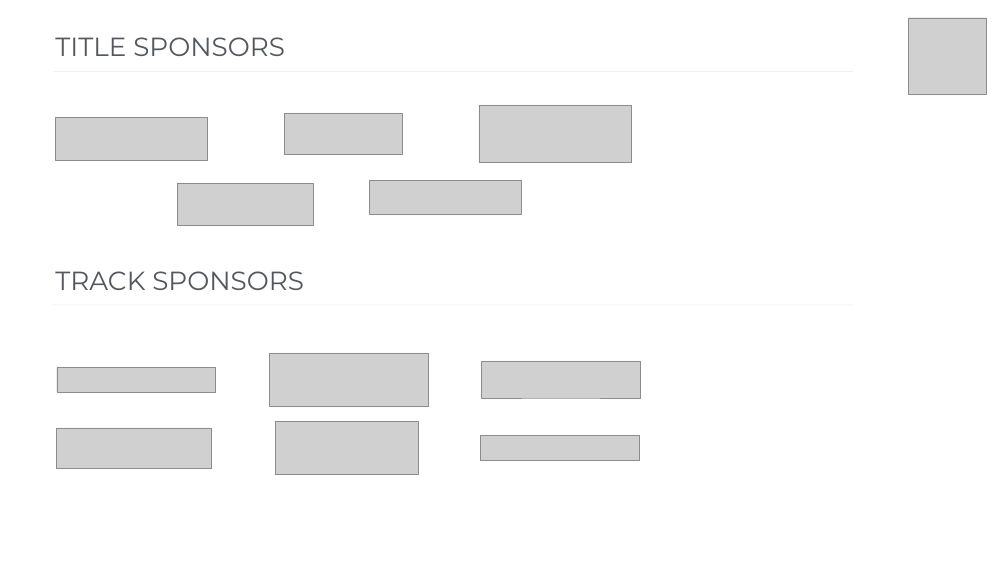
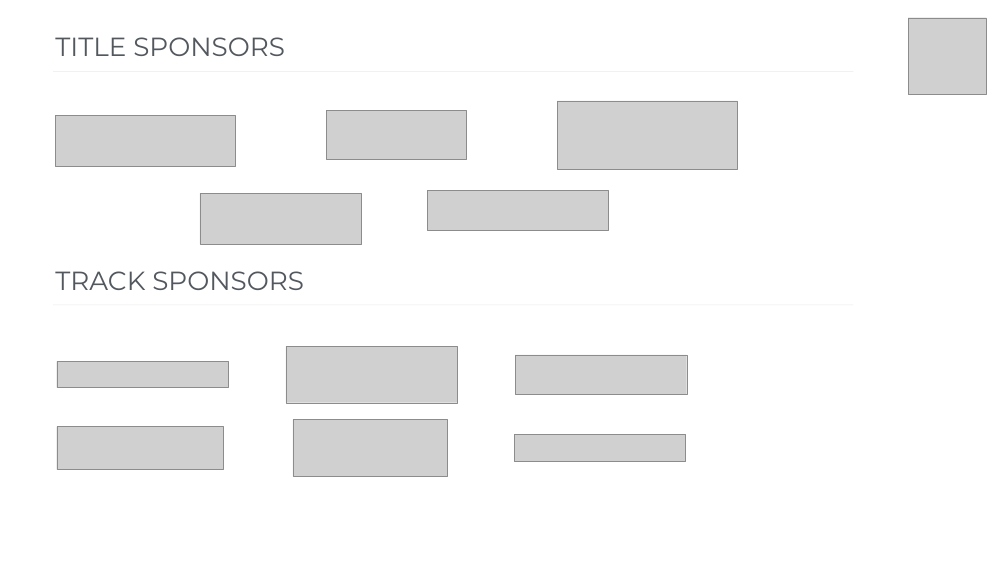
Before and after one commit to s0rta/dsw-site, a slide deck: slide 6 of public/media_assets/DSW17_TEMPLATE 16_9.pptx. Drawn at 1008x567 pixels with LibreOffice and Linux fonts; fonts in the diff are those of the drawing; grey boxes stand for pictures. Boxes give left, top, right and bottom in pixels: in the first picture for what was removed or moved away, otherwise in the second. Text is boxed around its words. In the diff, an @@ line names an element or a change of style, - is before the commit and + after.

```diff
--- a/public/media_assets/DSW17_TEMPLATE 16_9.pptx
+++ b/public/media_assets/DSW17_TEMPLATE 16_9.pptx
@@ picture: place and size @@
-picture at [55,118,207,160]
+picture at [55,116,235,166]
@@ picture: place and size @@
-picture at [284,113,402,154]
+picture at [327,110,467,159]
@@ picture: place and size @@
-picture at [479,105,631,163]
+picture at [557,101,738,169]
@@ picture: place and size @@
-picture at [177,183,313,226]
+picture at [200,193,361,244]
@@ picture: place and size @@
-picture at [369,181,522,215]
+picture at [427,190,608,231]
@@ picture: place and size @@
-picture at [269,354,428,406]
+picture at [286,346,457,403]
@@ picture: place and size @@
-picture at [482,362,641,398]
+picture at [515,355,687,394]
@@ picture: place and size @@
-picture at [57,368,216,392]
+picture at [57,361,228,388]
@@ picture: place and size @@
-picture at [57,428,211,468]
+picture at [57,426,223,469]
@@ picture: place and size @@
-picture at [276,421,419,474]
+picture at [293,420,447,477]
@@ picture: place and size @@
-picture at [480,435,639,461]
+picture at [514,434,686,461]
```
Also in this commit, not shown: 1 other slide changed, 3 other files.
